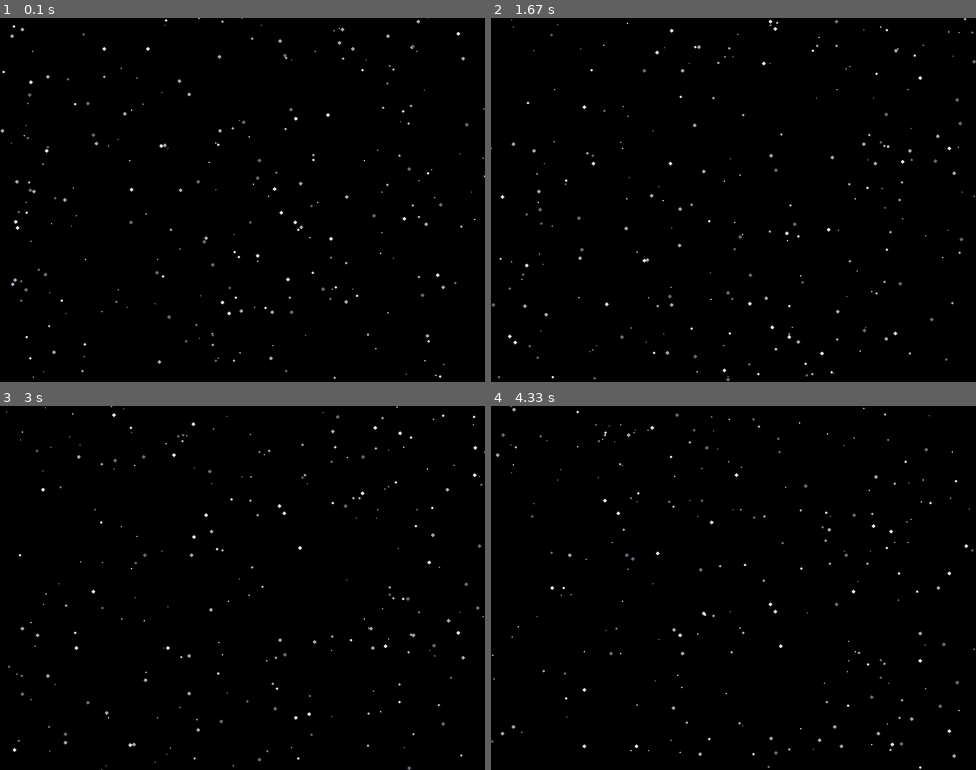
Above: before the commit, frames 1-4 (two rows, left to right).
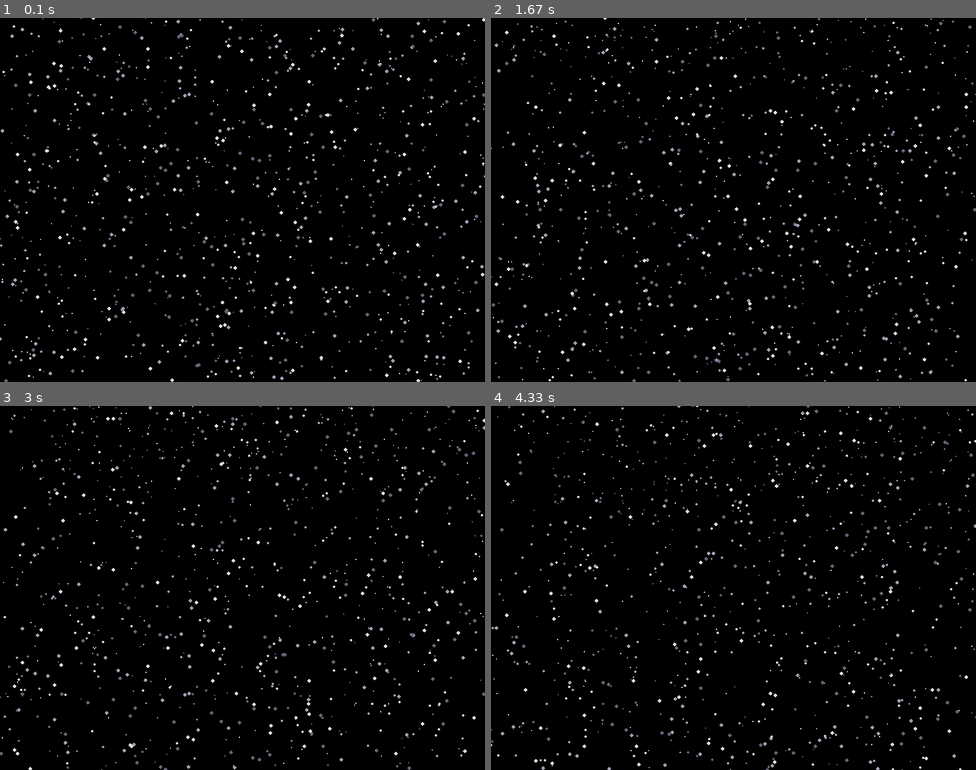
Above: after the commit, the same moments.

Repository: DEPSTRCZ/School-Stuff
Game: pygame game, started from Snowflakes/4_snowfall.py
Two runs of this game, one before a commit and one after it. Both use one fixed random seed, a clock stepped at 60 frames per second and the inputs below.
Inputs:
- Up to frame 1 (0.1 s): no input
- Up to frame 2 (1.67 s): no input
- Up to frame 3 (3 s): no input
- Up to frame 4 (4.33 s): no input

The runs differ from the first frame. In frame 1, 2.1% of the frame differs, in the area x 0-100%, y 0-100%; in frame 2, 2.1%; in frame 3, 2.3%; in frame 4, 2.4%.

Commit message:
Transparentí a optimalizace

Diff:
--- a/Snowflakes/4_snowfall.py
+++ b/Snowflakes/4_snowfall.py
@@ -5,7 +5,7 @@
 
 pygame.init()
 
-width, height, snowflakes_amount = 800, 600, 250
+width, height, snowflakes_amount = 800, 600, 1000
 
 screen = pygame.display.set_mode((width, height))
 pygame.display.set_caption("Snowfall Screensaver")
--- a/Snowflakes/run.py
+++ b/Snowflakes/run.py
@@ -2,28 +2,45 @@
 import sys
 import random
 import math
-from PIL import Image, ImageFilter
+import threading
+from PIL import Image, ImageFilter, ImageEnhance
 
 class Snowflake:
     def __init__(self, x, y,z,window):
+        self.window = window
         self.x = x
         self.y = y
-        self.size = random.uniform(1, 3)
-        self.view = random.randint(3, 30)
-        self.blur_img = Image.open('./Snowflakes/img/snowflake-front.png').filter(ImageFilter.GaussianBlur(radius=self.view))
-        self.img = pygame.image.fromstring(self.blur_img.tobytes("raw","RGBA"), self.blur_img.size, "RGBA").convert_alpha()
-        self.texture = pygame.transform.scale(self.img, (20, 20))
-        self.window = window
+        self.size = random.uniform(0, 3)
+        self.view = [0,15,30]
+        self.view_bright = [0.9,0.688,0.3999]
+        self.wind = random.randint(-1,1)
+        self.snowflake_size = random.randint(5,20)
+
+        enhanced_img = self.window.img.filter(ImageFilter.GaussianBlur(radius=self.view[z]))
+        enhanced_img = ImageEnhance.Brightness(enhanced_img).enhance(self.view_bright[z])
+
+        # Convert the enhanced image to a pygame surface
+        self.texture = pygame.image.fromstring(enhanced_img.tobytes("raw", "RGBA"), enhanced_img.size, "RGBA").convert_alpha()
+        self.texture = pygame.transform.scale(self.texture, (self.snowflake_size, self.snowflake_size))
+
 
     def fall(self):
         self.y += self.size
-        self.x += math.sin(self.y/90)
+        if self.wind == -1:
+            self.x += math.sin(self.y/90)
+        elif self.wind == 1:
+            self.x += math.cos(self.y/90)
+        elif self.y > self.window.height-100:
+            img = self.window.img.convert("RGBA")
+            enhanced_img = img.putalpha(127) # This creates a new image object
+            enhanced_img = enhanced_img.tobytes("raw", "RGBA") # Use the new image object here
+            self.texture = pygame.image.fromstring(enhanced_img, enhanced_img.size, "RGBA").convert_alpha()
+            self.texture = pygame.transform.scale(self.texture, (self.snowflake_size, self.snowflake_size))
+
         if self.y > self.window.height:
-            self.y = 0
+            self.y = -10
             self.x = random.randint(0, self.window.width)
             self.size = random.uniform(1, 3)
-            self.color = random.randint(0, 2)
-
     def show(self):
         self.window.screen.blit(self.texture, (self.x, self.y))
 
@@ -31,23 +48,44 @@
     def __init__(self):
         pygame.init()
         self.width = 1270
-        self.height = 920
+        self.height = 820
+        self.img = Image.open('./Snowflakes/img/snowflake.png').convert("RGBA")
         self.screen = pygame.display.set_mode((self.width, self.height))
         self.clock = pygame.time.Clock()
+        self.temp = 0
 
         self.bg_img = pygame.transform.scale(pygame.image.load('./Snowflakes/img/forest-mountain-ridge-covered-with-snow-milky-way-starry-sky-christmas-winter-night.jpg'), (self.width, self.height))
-        self.snowflakes_amount = 300
+        self.snowflakes_amount = 1000
+        pygame.display.set_caption("Snowfall - !!!LOADING!!!")
         self.snowflakes = self.create_snow_flakes()
 
         pygame.display.set_caption("Snowfall Screensaver")
         pygame.display.flip()
         self.game_loop()
 
+
     def create_snow_flakes(self):
-        arr = []
-        for _ in range(self.snowflakes_amount): # 60 30 10
-           arr.append(Snowflake(random.randint(0, self.width), random.randint(0, self.height),self))
-        return arr
+            arr = []
+            zview = [math.floor(self.snowflakes_amount / 100) * 20, math.floor(self.snowflakes_amount / 100) * 35,
+                math.floor(self.snowflakes_amount / 100) * 45]
+
+            def create_snowflake_batch(amount, z_index):
+                for _ in range(amount):
+                    arr.append(Snowflake(random.randint(0, self.width), random.randint(0, self.height), z_index, self))
+                    self.temp += 1
+                    print(f"Generating snowflakes: {(self.temp / self.snowflakes_amount) * 100:.2f}%")
+            threads = []
+
+            for index, amount in enumerate(zview):
+                thread = threading.Thread(target=create_snowflake_batch, args=(amount, index))
+                threads.append(thread)
+                thread.start()
+
+            for thread in threads:
+                thread.join()
+
+            return arr
+
 
     def game_loop(self):
         while True:
Binary file added: Snowflakes/img/snowflake.png
